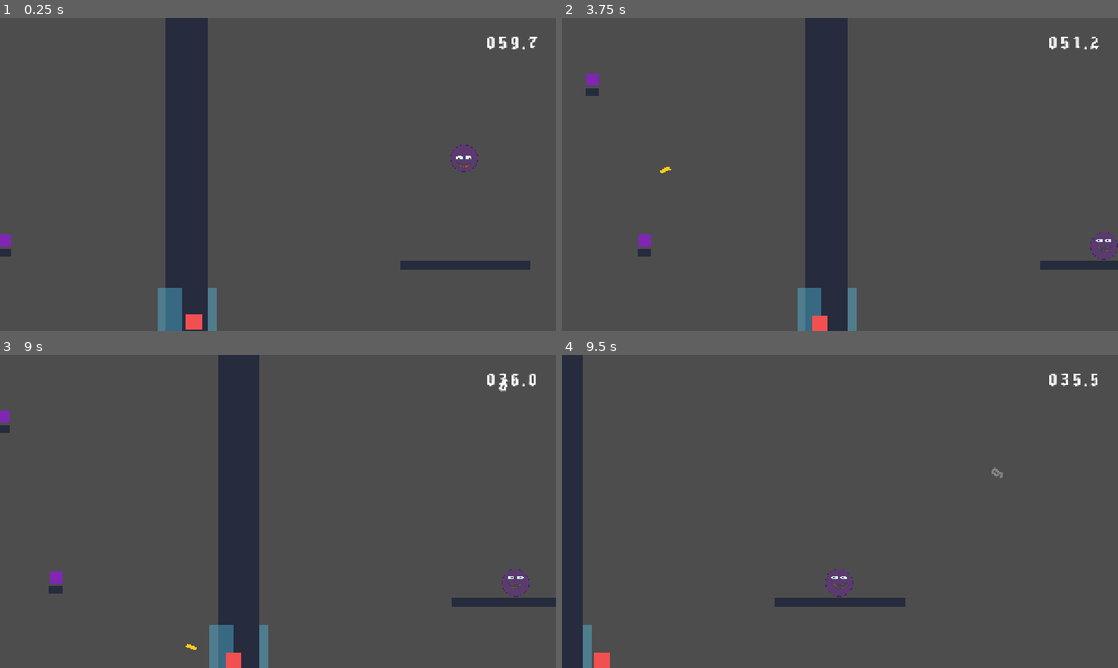
Above: before the commit, frames 1-4 (two rows, left to right).
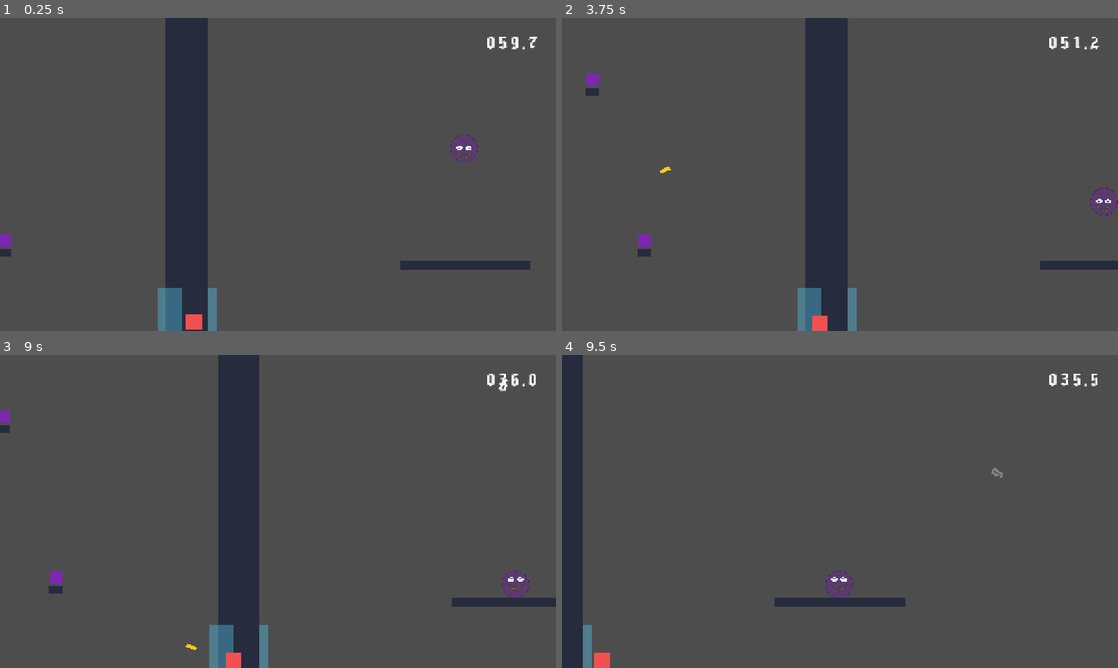
Above: after the commit, the same moments.

Repository: PACarniglia/count-hawk-down
Game: Godot game, scene res://scenes/world/WorldBossTest.tscn
Two runs of this game, one before a commit and one after it. Both use one fixed random seed, a clock stepped at 60 frames per second and the inputs below. This scene is started directly instead of the project's main scene. The engine's default icon, where the game draws it, is replaced by a stand-in: a white triangle on a blue panel in a dark square. Sound files missing from this copy of the repository are replaced by a short silence.
Inputs (mouse positions are in pixels of both pictures, inside the frame that each line leads up to):
- Up to frame 1 (0.25 s): no input
- Up to frame 2 (3.75 s): tap Enter at 0.5 s; move the mouse to (962, 158) at 0.52 s; hold D (move_right) 0.53-2.03 s; click (962, 158) at 0.6 s; tap W (move_jump) at 0.77, 1.52, 3.02 s; move the mouse to (728, 190) at 1.27 s; right-click (728, 190) at 1.35 s; move the mouse to (895, 105) at 2.02 s; hold A (move_left) 2.03-2.78 s; click (895, 105) at 2.1 s; move the mouse to (812, 237) at 2.77 s; hold D (move_right) from 2.78 s (still down); right-click (812, 237) at 2.85 s; click (812, 237) at 2.92 s; move the mouse to (1006, 221) at 3.52 s; click (1006, 221) at 3.6 s
- Up to frame 3 (9 s): tap W (move_jump) at 3.77, 4.52, 6.02, 6.77, 7.52 s; move the mouse to (111, 464) at 4.27 s; release D (move_right) at 4.28 s; hold A (move_left) 4.28-5.03 s; right-click (111, 464) at 4.35 s; move the mouse to (305, 511) at 5.02 s; hold D (move_right) 5.03-5.78 s; click (305, 511) at 5.1 s; tap Space at 5.75 s; move the mouse to (194, 433) at 5.77 s; hold A (move_left) 5.78-7.28 s; right-click (194, 433) at 5.85 s; move the mouse to (400, 495) at 6.52 s; click (400, 495) at 6.6 s; move the mouse to (166, 527) at 7.27 s; hold D (move_right) from 7.28 s (still down); right-click (166, 527) at 7.35 s; click (166, 527) at 7.42 s; move the mouse to (333, 442) at 8.02 s; click (333, 442) at 8.1 s; move the mouse to (250, 574) at 8.77 s; right-click (250, 574) at 8.85 s
- Up to frame 4 (9.5 s): keep holding D (move_right); tap W (move_jump) at 9.02 s

The runs differ from the first frame. In frame 1, 0.4% of the frame differs, in the area x 81-86%, y 37-50%; in frame 2, 0.6%, in the area x 95-100%, y 54-78%; in frame 3, 0.2%; in frame 4, 0.1%.

Commit message:
fix(boss): update boss shape resource and add gravity settings

Diff:
--- a/scenes/prefabs/enemy/boss.tscn
+++ b/scenes/prefabs/enemy/boss.tscn
@@ -12,14 +12,15 @@
 
 [node name="Boss" type="CharacterBody2D" unique_id=1276053345 groups=["enemy"]]
 script = ExtResource("1_boss")
+gravity = 900.0
 missile_scene = ExtResource("2_missile")
+missile_barrage_cooldown = 10.0
 
 [node name="CollisionShape2D" type="CollisionShape2D" parent="." unique_id=978749333]
-shape = SubResource("RectangleShape2D_body")
+shape = SubResource("RectangleShape2D_xuv7t")
 
 [node name="Sprite2D" type="Sprite2D" parent="." unique_id=2119074827]
 texture = ExtResource("3_sprite")
-offset = Vector2(0, -4)
 region_enabled = true
 region_rect = Rect2(0, 0, 64, 64)
 
Not shown: 1 places in scenes/prefabs/enemy/boss.tscn that only renumber resources
